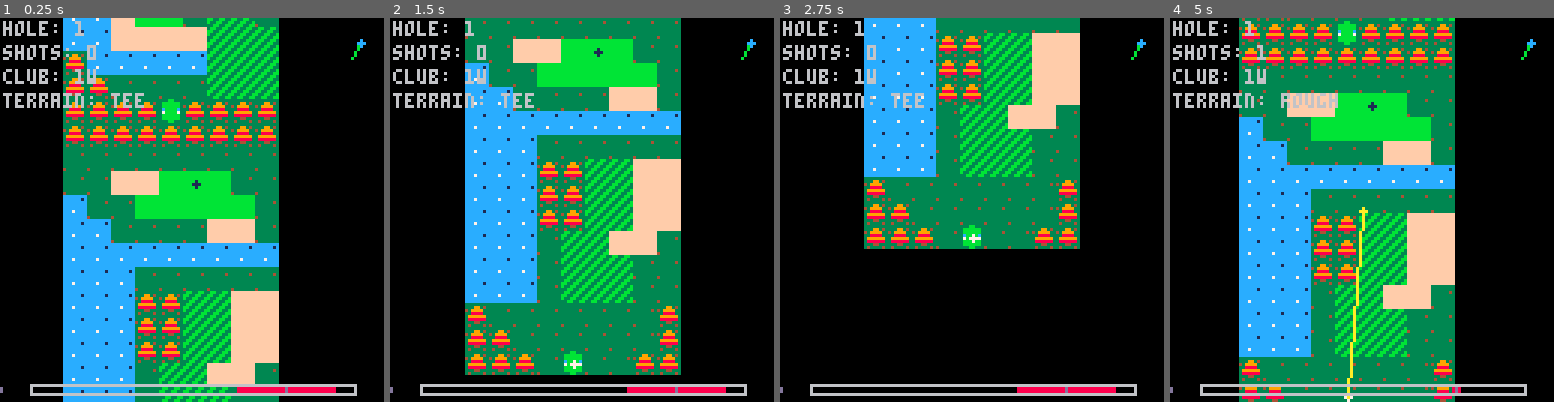
Above: before the commit, frames 1-4 (left to right).
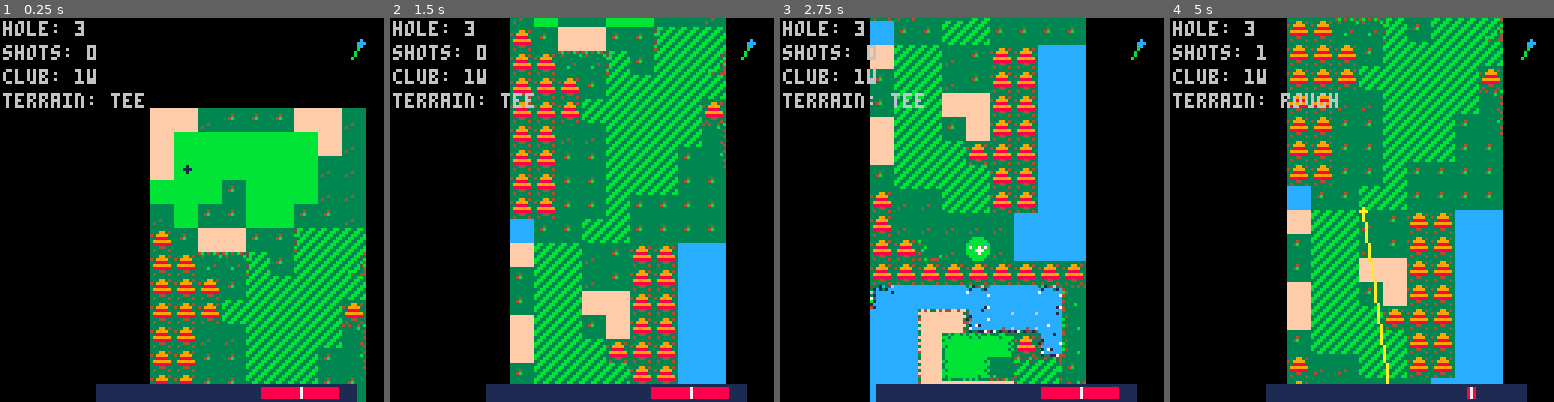
Above: after the commit, the same moments.

Repository: ericpar234/golf8
Game: PICO-8 cartridge golf8.p8
Same seed, same stepped clock (60 frames per second), same inputs: the game is played once before the commit and once after it.
Inputs:
- Up to frame 1 (0.25 s): no input
- Up to frame 2 (1.5 s): tap O (Z key) at 0.33, 0.7, 1.43 s; tap X (X key) at 1.07 s
- Up to frame 3 (2.75 s): hold Left 1.97-2.37 s; tap X (X key) at 2.07, 2.4, 2.73 s; tap O (Z key) at 2.22 s; hold Down from 2.42 s (still down)
- Up to frame 4 (5 s): release Down at 2.82 s; hold Right 2.87-3.53 s; tap X (X key) every 0.33 s from 3.07 to 4.73 s; tap O (Z key) at 3.1, 3.98, 4.87 s; hold Up 3.58-4.08 s; hold Right 4.13-4.53 s; hold Down from 4.58 s (still down)

The runs differ from the first frame. In frame 1, 66% of the frame differs, in the area x 0-96%, y 0-100%; in frame 2, 53%; in frame 3, 48%; in frame 4, 53%.

Commit message:
extra hole

Diff:
--- a/golf8.p8
+++ b/golf8.p8
@@ -17,6 +17,7 @@
 hole_locations = {
     {hole_x=5*8+4, hole_y=50*8+4, tee_x=4*8+4, tee_y=63*8+4},
     {hole_x=5*8+2, hole_y=42*8+4, tee_x=4*8+4, tee_y=47*8+4},
+    {hole_x=1*8+4, hole_y=18*8+4, tee_x=4*8+4, tee_y=38*8+4},
 }
 hole_radius = 1.75
 
@@ -36,17 +37,17 @@
 accuracy_diff = 0
 
 -- bar visuals
-bar_x1 = 10
+bar_x1 = 32
 bar_x2 = 118
-bar_y1 = 122 -- lower on screen
-bar_y2 = 125 -- reduced height
+bar_y1 = 122
+bar_y2 = 127
 bar_start = 0.2 -- visual reference start
 
 -- club types
 clubs = {
     {name="1w", max_power=1.5, loft=12.0/360},
     {name="3w", max_power=1.25,   loft=18/360},
-    {name="5w", max_power=1.1,  loft=25/360},
+    {name="3i", max_power=1.1,  loft=25/360},
     {name="5i", max_power=1.0,   loft=27/360},
     {name="9i", max_power=.9,   loft=43/360},
     {name="sw", max_power=.75,   loft=60/360},
@@ -61,7 +62,7 @@
     club.distance = calculate_club_distance(club)
 end
 
-hole_number = 1
+hole_number = 3
 
 reset_ball_and_hole()
 
@@ -139,7 +140,6 @@
     -- score message
     game_message = ""
     game_message_timer = 0
-    terrain_landed = ""
 
     current_club = 1
     -- shot counter
@@ -223,6 +223,10 @@
             power = bar_start
             -- aim to the hole
             angle = atan2(hole_x - ball_x, hole_y - ball_y)
+
+            if terrain_type == "green" then
+              current_club = 5
+            end
         end
         return
     end
@@ -501,32 +501,36 @@
     circfill(cx, cy, 1, 12)
 
     camera()
+    rectfill(bar_x1, bar_y1, bar_x2, bar_y2, 1) -- clear bar
     local w = (bar_x2 - bar_x1 - 2)
-
     local x1 = bar_x2 - 1 - mid(0, bar_start + penalty_box, 1) * w
     local x2 = bar_x2 - 1 - mid(0, bar_start - penalty_box, 1) * w
     rectfill(x1, bar_y1 + 1, x2, bar_y2 - 1, 8) -- draw accuracy box
-    line(start_x, bar_y1 + 1, start_x, bar_y2 - 1, 13) -- notch line
-
-    rect(bar_x1, bar_y1, bar_x2, bar_y2, 6)
+
+    --rect(bar_x1, bar_y1, bar_x2, bar_y2, 6)
     local marker_x = bar_x2 - 1 - mid(0, power, 1) * w
-    line(marker_x, bar_y1 + 1, marker_x, bar_y2 - 1, 7)
     local start_x = bar_x2 - 1 - bar_start * w
     line(start_x, bar_y1 + 1, start_x, bar_y2 - 1, 13)
-
+    line(marker_x, bar_y1 + 1, marker_x, bar_y2 - 1, 7)
+
+    if swing_mode == "accuracy" or swing_mode == "flying" then
+      --- power marker for power lock
+      local power_lock_x = bar_x2 - 1 - mid(0, power_lock, 1) * w
+      line(power_lock_x, bar_y1 + 1, power_lock_x, bar_y2 - 1, 7)
+    end
 
 
     if swing_mode == "powering" then
-        print("power", 52, 100, 7)
+      print("power", 36, 117, 7)
     elseif swing_mode == "accuracy" then
-        print("accuracy", 48, 100, 7)
+      print("accuracy", 36, 117, 7)
     elseif swing_mode == "ready" then
         print("press ❎ to swing", 36, 117, 7)
     elseif swing_mode == "terrain_pause" then
-        print("landed in: "..terrain_landed, 32, 60, 7)
+        print("landed in: "..terrain_type.."", 32, 60, 7)
         print("press ❎ to continue", 24, 68, 7)
     elseif swing_mode == "hole_pause" then
-        print("Hole out. Shots : "..shot_count, 32, 55, 7)
+        print("Hole out. Shots : "..shot_count, 32, 60, 7)
     end
 
 
@@ -546,7 +550,7 @@
 
 
     if game_message_timer > 0 then
-        print(game_message, 20, 60, 6)
+      print(game_message, 32, 100, 7)
     end
 end
 
@@ -680,5 +684,38 @@
 
 
 __gff__
-0001020408102040000000000000000000000000000000000000000000000000000000000000000000000000000000000000000000000000000000000000000000000000000000000000000000000000000000000000000000000000000000000000000000000000000000000000000000000000000000000000000000000000
-0000000000000000000000000000000000000000000000000000000000000000000000000000000000000000000000000000000000000000000000000000000000000000000000000000000000000000000000000000000000000000000000000000000000000000000000000000000000000000000000000000000000000000
+0001020408102040000000000000000002020204040410101020202008080800020202040404101010202020080808000202020404041010102020200808080000000000000000000000000000000000000000000000000000000000000000000000000000000000000000000000000000000000000000000000000000000000
+0000000000000000000000000000000000000000000000000000000000000000000000000000000000000000000000000000000000000000000000000000000000000000000000000000000000000000000000000000000000000000000000000000000000000000000000000000000000000000000000000000000000000000
+__map__
+0000000000000000000000000000000000000000000000000000000000000000000000000000000000000000000000000000000000000000000000000000000000000000000000000000000000000000000000000000000000000000000000000000000000000000000000000000000000000000000000000000000000000000
+0000000000000000000000000000000000000000000000000000000000000000000000000000000000000000000000000000000000000000000000000000000000000000000000000000000000000000000000000000000000000000000000000000000000000000000000000000000000000000000000000000000000000000
+0000000000000000000000000000000000000000000000000000000000000000000000000000000000000000000000000000000000000000000000000000000000000000000000000000000000000000000000000000000000000000000000000000000000000000000000000000000000000000000000000000000000000000
+0000000000000000000000000000000000000000000000000000000000000000000000000000000000000000000000000000000000000000000000000000000000000000000000000000000000000000000000000000000000000000000000000000000000000000000000000000000000000000000000000000000000000000
+0000000000000000000000000000000000000000000000000000000000000000000000000000000000000000000000000000000000000000000000000000000000000000000000000000000000000000000000000000000000000000000000000000000000000000000000000000000000000000000000000000000000000000
+0000000000000000000000000000000000000000000000000000000000000000000000000000000000000000000000000000000000000000000000000000000000000000000000000000000000000000000000000000000000000000000000000000000000000000000000000000000000000000000000000000000000000000
+0000000000000000000000000000000000000000000000000000000000000000000000000000000000000000000000000000000000000000000000000000000000000000000000000000000000000000000000000000000000000000000000000000000000000000000000000000000000000000000000000000000000000000
+0000000000000000000000000000000000000000000000000000000000000000000000000000000000000000000000000000000000000000000000000000000000000000000000000000000000000000000000000000000000000000000000000000000000000000000000000000000000000000000000000000000000000000
+0000000000000000000000000000000000000000000000000000000000000000000000000000000000000000000000000000000000000000000000000000000000000000000000000000000000000000000000000000000000000000000000000000000000000000000000000000000000000000000000000000000000000000
+0000000000000000000000000000000000000000000000000000000000000000000000000000000000000000000000000000000000000000000000000000000000000000000000000000000000000000000000000000000000000000000000000000000000000000000000000000000000000000000000000000000000000000
+0000000000000000000000000000000000000000000000000000000000000000000000000000000000000000000000000000000000000000000000000000000000000000000000000000000000000000000000000000000000000000000000000000000000000000000000000000000000000000000000000000000000000000
+0000000000000000000000000000000000000000000000000000000000000000000000000000000000000000000000000000000000000000000000000000000000000000000000000000000000000000000000000000000000000000000000000000000000000000000000000000000000000000000000000000000000000000
+0000000000000000000000000000000000000000000000000000000000000000000000000000000000000000000000000000000000000000000000000000000000000000000000000000000000000000000000000000000000000000000000000000000000000000000000000000000000000000000000000000000000000000
+0000000000000000000000000000000000000000000000000000000000000000000000000000000000000000000000000000000000000000000000000000000000000000000000000000000000000000000000000000000000000000000000000000000000000000000000000000000000000000000000000000000000000000
+0000000000000000000000000000000000000000000000000000000000000000000000000000000000000000000000000000000000000000000000000000000000000000000000000000000000000000000000000000000000000000000000000000000000000000000000000000000000000000000000000000000000000000
+0000000000000000000000000000000000000000000000000000000000000000000000000000000000000000000000000000000000000000000000000000000000000000000000000000000000000000000000000000000000000000000000000000000000000000000000000000000000000000000000000000000000000000
+27272d04040427272d0000000000000000000000000000000000000000000000000000000000000000000000000000000000000000000000000000000000000000000000000000000000000000000000000000000000000000000000000000000000000000000000000000000000000000000000000000000000000000000000
+27030303030303272d0000000000000000000000000000000000000000000000000000000000000000000000000000000000000000000000000000000000000000000000000000000000000000000000000000000000000000000000000000000000000000000000000000000000000000000000000000000000000000000000
+270303030303032d2d0000000000000000000000000000000000000000000000000000000000000000000000000000000000000000000000000000000000000000000000000000000000000000000000000000000000000000000000000000000000000000000000000000000000000000000000000000000000000000000000
+030303042424032d2d0000000000000000000000000000000000000000000000000000000000000000000000000000000000000000000000000000000000000000000000000000000000000000000000000000000000000000000000000000000000000000000000000000000000000000000000000000000000000000000000
+2d030404242404042d0000000000000000000000000000000000000000000000000000000000000000000000000000000000000000000000000000000000000000000000000000000000000000000000000000000000000000000000000000000000000000000000000000000000000000000000000000000000000000000000
+0704272704042002210000000000000000000000000000000000000000000000000000000000000000000000000000000000000000000000000000000000000000000000000000000000000000000000000000000000000000000000000000000000000000000000000000000000000000000000000000000000000000000000
+07071d1d20042121320000000000000000000000000000000000000000000000000000000000000000000000000000000000000000000000000000000000000000000000000000000000000000000000000000000000000000000000000000000000000000000000000000000000000000000000000000000000000000000000
+0707070402020202020000000000000000000000000000000000000000000000000000000000000000000000000000000000000000000000000000000000000000000000000000000000000000000000000000000000000000000000000000000000000000000000000000000000000000000000000000000000000000000000
+0707070202020202070000000000000000000000000000000000000000000000000000000000000000000000000000000000000000000000000000000000000000000000000000000000000000000000000000000000000000000000000000000000000000000000000000000000000000000000000000000000000000000000
+07072d2d020202021e0000000000000000000000000000000000000000000000000000000000000000000000000000000000000000000000000000000000000000000000000000000000000000000000000000000000000000000000000000000000000000000000000000000000000000000000000000000000000000000000
+07070404020202042e0000000000000000000000000000000000000000000000000000000000000000000000000000000000000000000000000000000000000000000000000000000000000000000000000000000000000000000000000000000000000000000000000000000000000000000000000000000000000000000000
+0707040402020204040000000000000000000000000000000000000000000000000000000000000000000000000000000000000000000000000000000000000000000000000000000000000000000000000000000000000000000000000000000000000000000000000000000000000000000000000000000000000000000000
+0707040402040404040000000000000000000000000000000000000000000000000000000000000000000000000000000000000000000000000000000000000000000000000000000000000000000000000000000000000000000000000000000000000000000000000000000000000000000000000000000000000000000000
+2a04040202040404040000000000000000000000000000000000000000000000000000000000000000000000000000000000000000000000000000000000000000000000000000000000000000000000000000000000000000000000000000000000000000000000000000000000000000000000000000000000000000000000
+0521212d0407072a2a0000000000000000000000000000000000000000000000000000000000000000000000000000000000000000000000000000000000000000000000000000000000000000000000000000000000000000000000000000000000000000000000000000000000000000000000000000000000000000000000
+0421212d0407072a2a0000000000000000000000000000000000000000000000000000000000000000000000000000000000000000000000000000000000000000000000000000000000000000000000000000000000000000000000000000000000000000000000000000000000000000000000000000000000000000000000
Not shown, changed: 61 lines of the sprite sheet (__gfx__) section of golf8.p8
